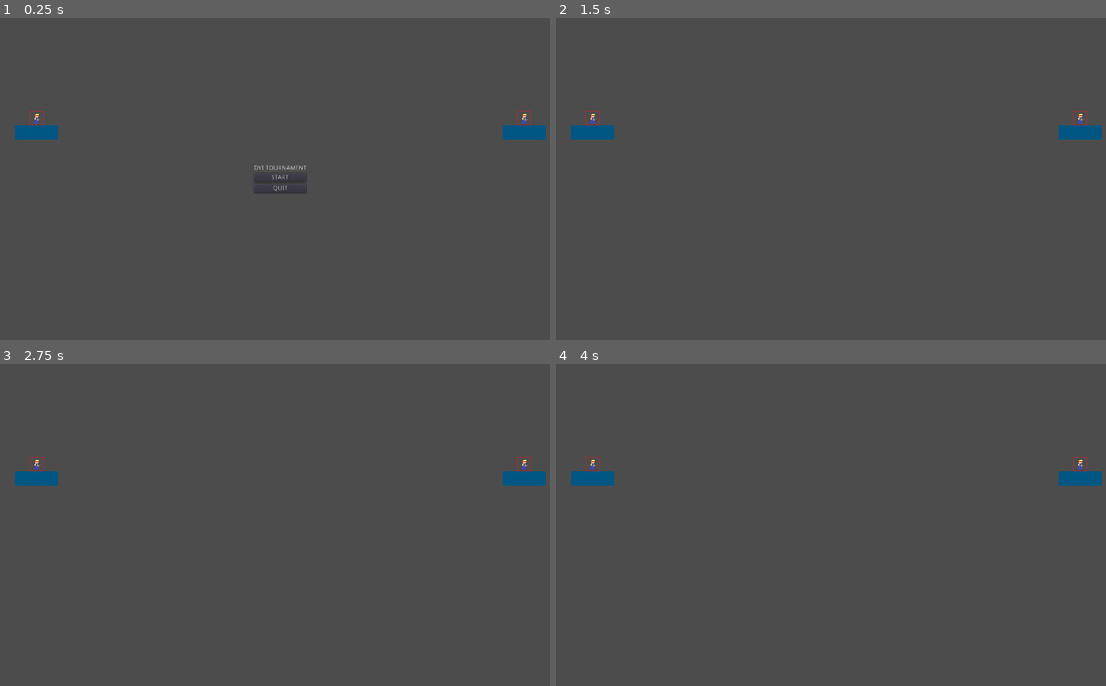
Above: before the commit, frames 1-4 (two rows, left to right).
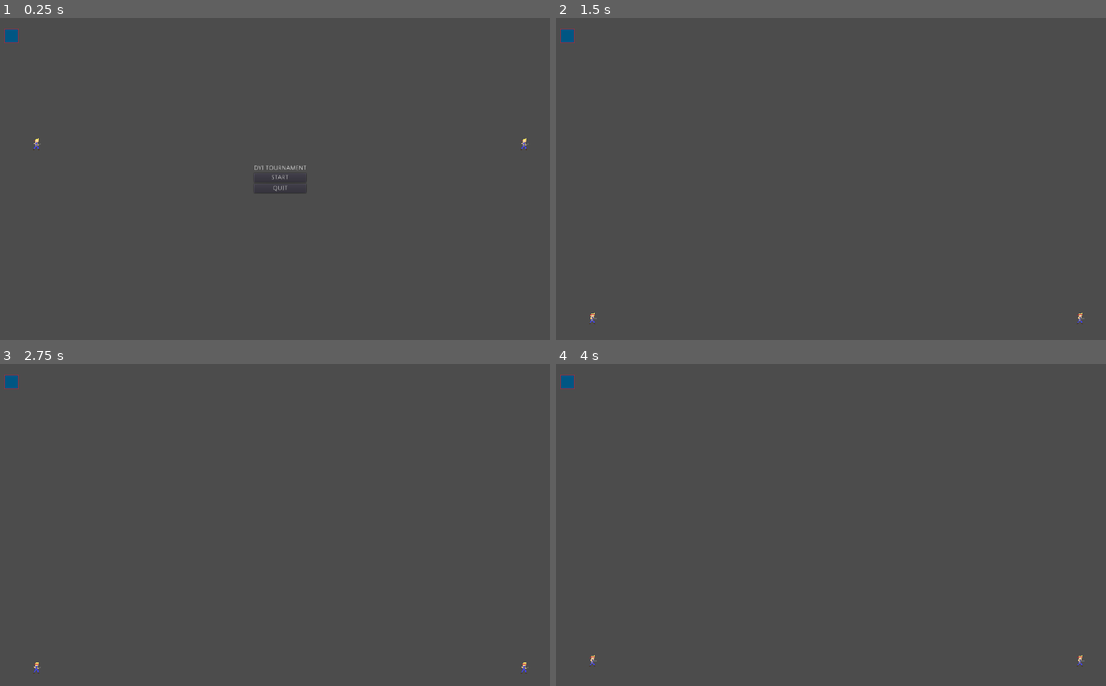
Above: after the commit, the same moments.

Repository: PoliPyc/DIYTournament
Game: Godot game, scene res://World_Tymek.tscn
Two runs of this game, one before a commit and one after it. Both use one fixed random seed, a clock stepped at 60 frames per second and the inputs below.
Inputs:
- Up to frame 1 (0.25 s): no input
- Up to frame 2 (1.5 s): click "START" at 0.5 s; tap Enter at 1.25 s
- Up to frame 3 (2.75 s): no input
- Up to frame 4 (4 s): no input

The runs differ from the first frame. In frame 1, 0.9% of the frame differs, in the area x 0-100%, y 3-42%; in frame 2, 0.9%; in frame 3, 0.9%, in the area x 0-100%, y 3-97%; in frame 4, 0.9%.

Commit message:
JAKIEŚ RZECZY ZNOWU

Diff:
--- a/Builder.gd
+++ b/Builder.gd
@@ -60,7 +60,9 @@
         cursor.position.y = map.tileCoordToWorldCoord(cursorY);
 
 func spawnAtCursor():
+
     if (map.world[cursorX][cursorY] != null):
+        return
         map.world[cursorX][cursorY].queue_free()
         map.world[cursorX][cursorY] = null
 
--- a/BulletSpawn.gd
+++ b/BulletSpawn.gd
@@ -16,5 +16,6 @@
         if collision.collider.has_method("hit"):
             collision.collider.hit()
 
+
 func _on_VisibilityNotifier2D_screen_exited():
     queue_free()
--- a/Map.gd
+++ b/Map.gd
@@ -26,7 +26,7 @@
             world[x][y] = null
 
 func tileCoordToWorldCoord(coord):
-    return coord * TILE_SIZE;
+    return clamp(coord * TILE_SIZE, 0, LEVEL_WIDTH);
 
 func worldCoordToTileCoord(coord):
     return coord / TILE_SIZE;
--- a/Player.gd
+++ b/Player.gd
@@ -5,7 +5,7 @@
 export var lowJumpMultiplier = 10
 export var jumpVelocity = 400 #Jump height
 export var speed = 100
-export var maxFallingSpeed = 1000;
+export var maxFallingSpeed = 4000;
 export(String) var playerNumber = '1'
 #Physics
 var velocity = Vector2()
--- a/Player_model.tscn
+++ b/Player_model.tscn
@@ -7,7 +7,7 @@
 [ext_resource path="res://Projectile_spawn.gd" type="Script" id=5]
 
 [sub_resource type="RectangleShape2D" id=1]
-extents = Vector2( 9, 14 )
+extents = Vector2( 16, 16 )
 
 [node name="Player_body" type="KinematicBody2D"]
 script = ExtResource( 1 )
--- /dev/null
+++ b/Tiles/dirt.gd
@@ -0,0 +1,20 @@
+extends Node2D
+var hp = 3
+# Declare member variables here. Examples:
+# var a = 2
+# var b = "text"
+var map = null
+# Called when the node enters the scene tree for the first time.
+func _ready():
+    map = get_tree().get_root().get_node("World").get_node("Map") as Map
+    pass # Replace with function body.
+
+func hit():
+    print("HIT W GLEBE")
+    hp =- 1
+    if hp < 0:
+        queue_free()
+        map.world[map.worldCoordToTileCoord(self.position.x)][map.worldCoordToTileCoord(self.position.y)] = null
+# Called every frame. 'delta' is the elapsed time since the previous frame.
+#func _process(delta):
+#    pass
--- a/Tiles/dirt.tscn
+++ b/Tiles/dirt.tscn
@@ -1,16 +1,16 @@
-[gd_scene load_steps=3 format=2]
+[gd_scene load_steps=4 format=2]
 
-[ext_resource path="res://res/platform_tile.png" type="Texture" id=1]
+[ext_resource path="res://Tiles/dirt.gd" type="Script" id=1]
+[ext_resource path="res://res/platform_tile.png" type="Texture" id=2]
 
 [sub_resource type="RectangleShape2D" id=1]
 extents = Vector2( 16, 16 )
 
-[node name="Node2D" type="Node2D"]
+[node name="Node2D" type="StaticBody2D"]
+script = ExtResource( 1 )
 
-[node name="StaticBody2D" type="StaticBody2D" parent="."]
+[node name="CollisionShape2D" type="CollisionShape2D" parent="."]
+shape = SubResource( 1 )
 
-[node name="Sprite" type="Sprite" parent="StaticBody2D"]
-texture = ExtResource( 1 )
-
-[node name="CollisionShape2D" type="CollisionShape2D" parent="StaticBody2D"]
-shape = SubResource( 1 )
+[node name="Sprite" type="Sprite" parent="."]
+texture = ExtResource( 2 )
--- a/World.tscn
+++ b/World.tscn
@@ -1,22 +1,39 @@
-[gd_scene load_steps=4 format=2]
+[gd_scene load_steps=5 format=2]
 
-[ext_resource path="res://Menu.tscn" type="PackedScene" id=1]
-[ext_resource path="res://Builder.tscn" type="PackedScene" id=2]
-[ext_resource path="res://Player_model.tscn" type="PackedScene" id=3]
+[ext_resource path="res://res/platform_tile.png" type="Texture" id=1]
+[ext_resource path="res://Player_model.tscn" type="PackedScene" id=2]
+
+[sub_resource type="ConvexPolygonShape2D" id=1]
+points = PoolVector2Array( 0, 0, 32, 0, 32, 32, 0, 32 )
+
+[sub_resource type="TileSet" id=2]
+0/name = "platform_tile.png 0"
+0/texture = ExtResource( 1 )
+0/tex_offset = Vector2( 0, 0 )
+0/modulate = Color( 1, 1, 1, 1 )
+0/region = Rect2( 0, 0, 32, 32 )
+0/tile_mode = 0
+0/occluder_offset = Vector2( 0, 0 )
+0/navigation_offset = Vector2( 0, 0 )
+0/shapes = [ {
+"autotile_coord": Vector2( 0, 0 ),
+"one_way": false,
+"one_way_margin": 1.0,
+"shape": SubResource( 1 ),
+"shape_transform": Transform2D( 1, 0, 0, 1, 0, 0 )
+} ]
+0/z_index = 0
 
 [node name="World" type="Node2D"]
 
-[node name="Menu" parent="." instance=ExtResource( 1 )]
-margin_left = 0.0
-margin_top = 0.0
-margin_right = 1280.0
-margin_bottom = 720.0
+[node name="TileMap" type="TileMap" parent="."]
+tile_set = SubResource( 2 )
+cell_size = Vector2( 32, 32 )
+format = 1
+tile_data = PoolIntArray( 524289, 0, 0, 524290, 0, 0, 524291, 0, 0, 524292, 0, 0, 524315, 0, 0, 524316, 0, 0, 524317, 0, 0, 524318, 0, 0 )
 
-[node name="Builder" parent="." instance=ExtResource( 2 )]
+[node name="Player_body" parent="." instance=ExtResource( 2 )]
+position = Vector2( 96, 224 )
 
-[node name="Player_body" parent="." instance=ExtResource( 3 )]
-position = Vector2( 96, 226 )
-
-[node name="Player_body2" parent="." instance=ExtResource( 3 )]
-position = Vector2( 1184, 226 )
-playerNumber = "2"
+[node name="Player_body2" parent="." instance=ExtResource( 2 )]
+position = Vector2( 928, 224 )
